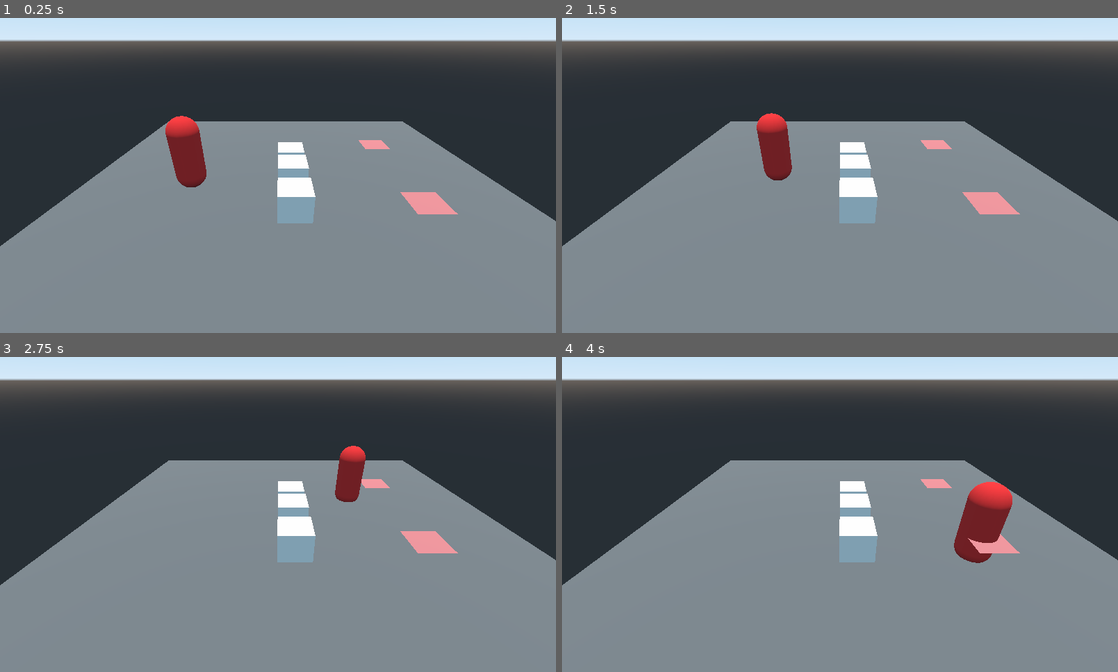
Above: before the commit, frames 1-4 (two rows, left to right).
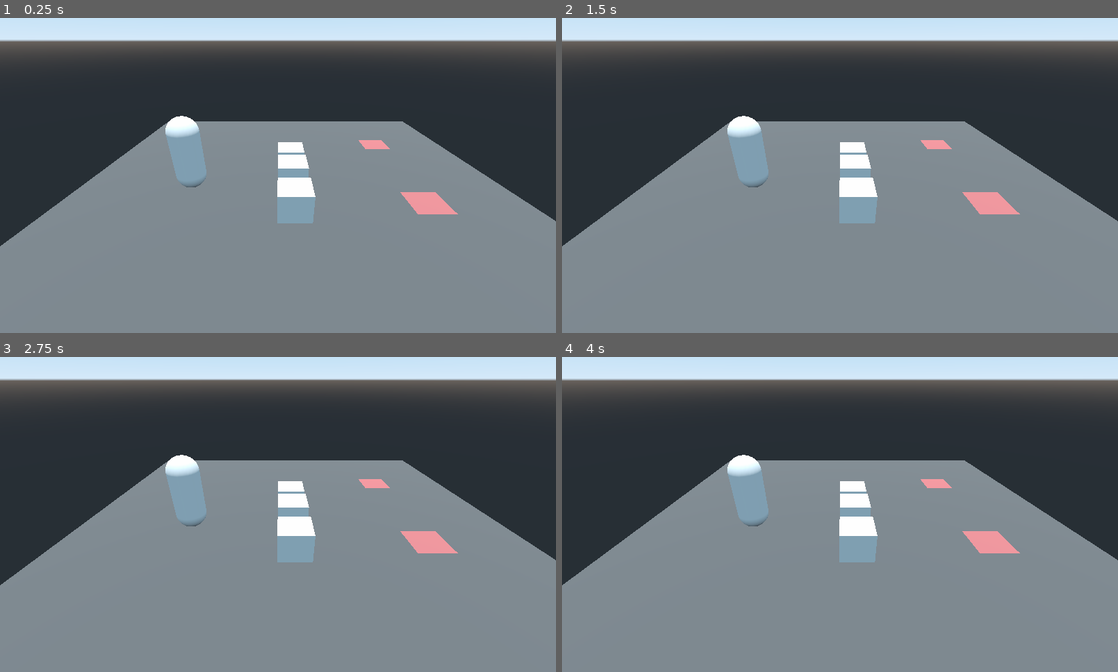
Above: after the commit, the same moments.

Repository: rubenMiller/rwu-spieleentwicklung-project
Game: Godot game, scene res://levels/pathfinding.tscn
Same seed, same stepped clock (60 frames per second), same inputs: the game is played once before the commit and once after it. The project has no main scene, so this scene is started directly.
Inputs (mouse positions are in pixels of both pictures, inside the frame that each line leads up to):
- Up to frame 1 (0.25 s): no input
- Up to frame 2 (1.5 s): tap Enter at 0.5 s; move the mouse to (962, 153) at 0.52 s; press the mouse at (962, 153) at 0.53 s; hold D (move_right) 0.53-1.28 s; tap Space at 1.25 s; move the mouse to (728, 188) at 1.27 s; release the mouse at (728, 188) at 1.28 s; hold S (move_backward) from 1.28 s (still down); click (728, 188) at 1.35 s
- Up to frame 3 (2.75 s): move the mouse to (333, 438) at 2.02 s; release S (move_backward) at 2.03 s; press the mouse at (333, 438) at 2.03 s; hold D (move_right) from 2.03 s (still down)
- Up to frame 4 (4 s): move the mouse to (812, 574) at 2.77 s; release D (move_right) at 2.78 s; release the mouse at (812, 574) at 2.78 s; hold W (move_forward) 2.78-3.53 s; click (812, 574) at 2.85 s; move the mouse to (1006, 558) at 3.52 s; press the mouse at (1006, 558) at 3.53 s; hold A (move_left) from 3.53 s (still down)

The runs differ from the first frame. In frame 1, 1.2% of the frame differs, in the area x 29-38%, y 31-54%; in frame 2, 2.1%; in frame 3, 1.9%; in frame 4, 2.9%, in the area x 29-81%, y 31-66%.

Commit message:
The Troop (enemy) now only moves if clicked. This is shown by its color.

Diff:
--- a/godot-files/Entities/Enemy.gd
+++ b/godot-files/Entities/Enemy.gd
@@ -8,9 +8,11 @@
 onready var nav = get_parent()
 onready var player1 = $"/root/pathfinding/Navigation/Tile1"
 onready var player2 = $"/root/pathfinding/Navigation/Tile2"
+onready var move = false
+onready var material = $MeshInstance.get_surface_material(0)
 
 func _ready():
-	InputDefault
+	pass
 
 func _physics_process(delta: float) -> void:
 	if path_node < path.size():
@@ -21,11 +23,29 @@
 			move_and_slide(direction.normalized() * speed, Vector3.UP)
 
 func move_to(target_pos):
-	path = nav.get_simple_path(global_transform.origin, target_pos)
-	path_node = 0
+	if move == true:
+		path = nav.get_simple_path(global_transform.origin, target_pos)
+		path_node = 0
 
 func _input(event):
 	if event.is_action_pressed("move_forward"):
 		move_to(player1.global_transform.origin)
 	if event.is_action_pressed("move_backward"):
 		move_to(player2.global_transform.origin)
+
+
+
+func _on_Area_input_event(camera, event, position, normal, shape_idx):
+	var material = self.get_node("MeshInstance").get_surface_material(0)
+	if event.is_action_pressed("mouse_left"):
+		print("Enemy pressed")
+		if move == true:
+			print("move to false")
+			print(material)
+			material.albedo_color = Color(1, 1, 1)
+			move = false
+		elif move == false:
+			print(material)
+			print("move to true")
+			material.albedo_color = Color(1, 0, 0)
+			move = true
--- a/godot-files/Entities/Enemy.tscn
+++ b/godot-files/Entities/Enemy.tscn
@@ -9,15 +9,30 @@
 material = SubResource( 1 )
 mid_height = 3.0
 
+[sub_resource type="Skin" id=4]
+
+[sub_resource type="SpatialMaterial" id=5]
+
+[sub_resource type="CapsuleShape" id=3]
+height = 3.0
+
 [node name="Enemy" type="KinematicBody"]
 script = ExtResource( 1 )
 
 [node name="MeshInstance" type="MeshInstance" parent="."]
 transform = Transform( 1, 0, 0, 0, -4.37114e-08, -1, 0, 1, -4.37114e-08, 0, 0, 0 )
 mesh = SubResource( 2 )
+skin = SubResource( 4 )
+material/0 = SubResource( 5 )
+
+[node name="Area" type="Area" parent="MeshInstance"]
+
+[node name="CollisionShape" type="CollisionShape" parent="MeshInstance/Area"]
+shape = SubResource( 3 )
 
 [node name="Timer" type="Timer" parent="."]
 wait_time = 2.0
 autostart = true
 
+[connection signal="input_event" from="MeshInstance/Area" to="." method="_on_Area_input_event"]
 [connection signal="timeout" from="Timer" to="." method="_on_Timer_timeout"]
--- a/godot-files/project.godot
+++ b/godot-files/project.godot
@@ -59,6 +59,11 @@
 "events": [ Object(InputEventKey,"resource_local_to_scene":false,"resource_name":"","device":0,"alt":false,"shift":false,"control":false,"meta":false,"command":false,"pressed":false,"scancode":0,"physical_scancode":68,"unicode":0,"echo":false,"script":null)
  ]
 }
+mouse_left={
+"deadzone": 0.5,
+"events": [ Object(InputEventMouseButton,"resource_local_to_scene":false,"resource_name":"","device":-1,"alt":false,"shift":false,"control":false,"meta":false,"command":false,"button_mask":0,"position":Vector2( 0, 0 ),"global_position":Vector2( 0, 0 ),"factor":1.0,"button_index":1,"pressed":false,"doubleclick":false,"script":null)
+ ]
+}
 
 [physics]
 
Not shown: 1 places in godot-files/Entities/Enemy.tscn that only renumber resources
